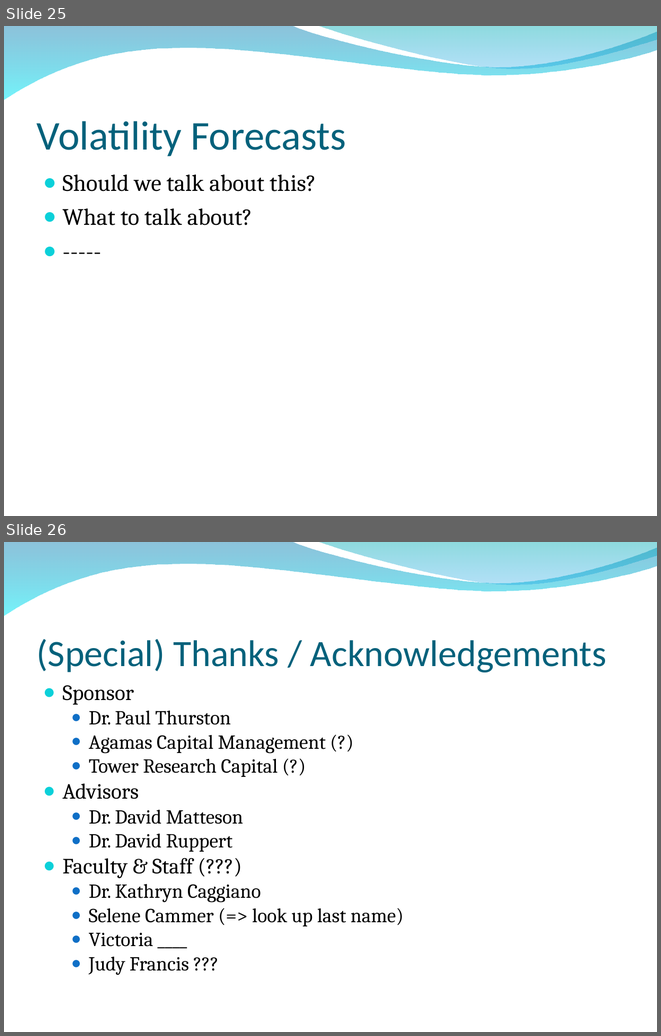
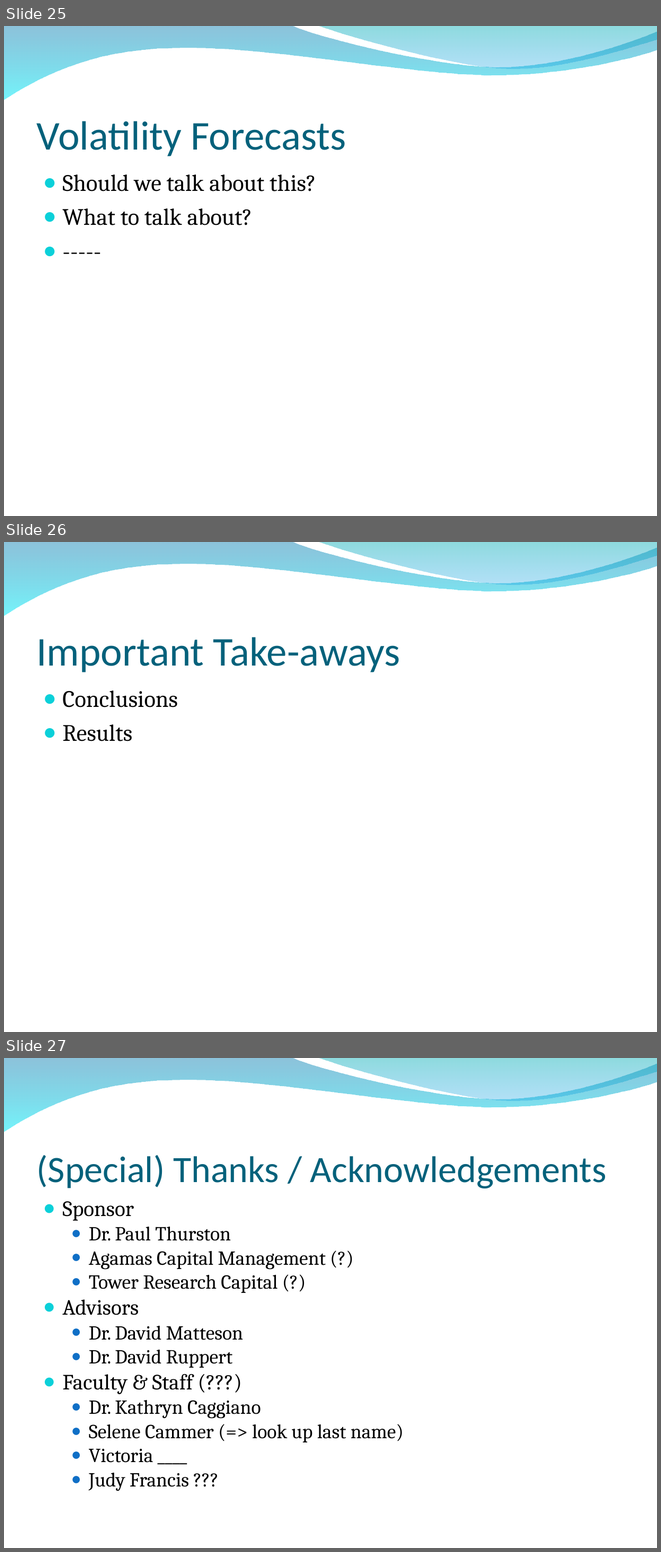
Before and after one commit to zhouzhenghui/svnrepository, a slide deck: SVNRepository/Presentation outline draft.ppt. Shown one above the other, each under a label of ours: slides 25 and 26 before the commit, slides 25, 26 and 27 after it. The pictures are 661x1036 and 661x1552 pixels, drawn with LibreOffice and Linux fonts; fonts in the diff are those of the drawing; background and template pictures are left out. Boxes give left, top, right and bottom in pixels: in the first picture for what was removed or moved away, otherwise in the second. Text is boxed around its words. In the diff, an @@ line names an element or a change of style, - is before the commit and + after.

```diff
--- a/SVNRepository/Presentation outline draft.ppt
+++ b/SVNRepository/Presentation outline draft.ppt
@@ slide 26 added at (x1=4, y1=542, x2=657, y2=1032), background picture (left out); not listed: 2 template elements that a slide beside it also shows @@
@@ title added at (x1=37, y1=637, x2=400, y2=672), 45 pt, text #04617B @@
+Important Take-aways
@@ text added at (x1=62, y1=690, x2=178, y2=741), 26 pt, text #000000 @@
+● Conclusions
+● Results
@@ what was slide 26 is now slide 27 @@
```
